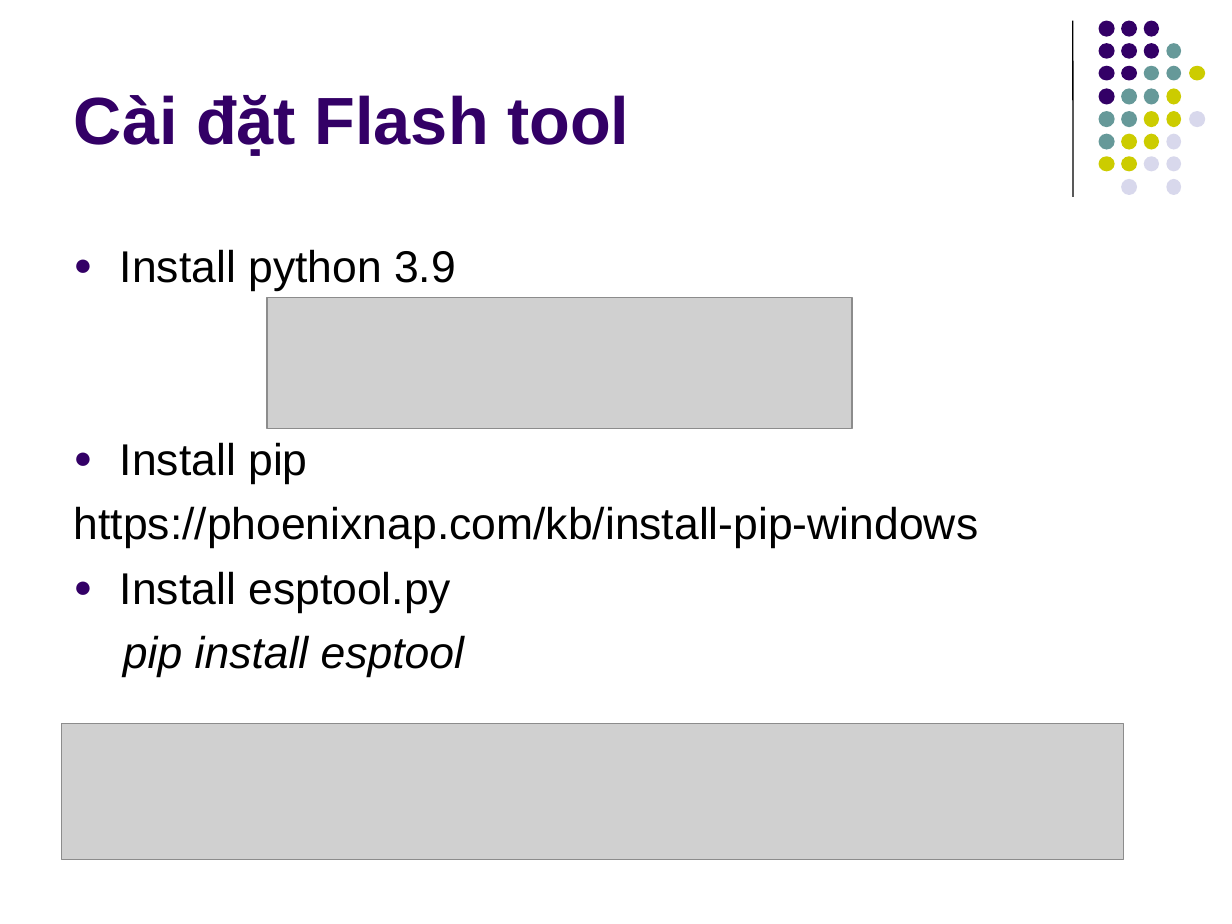
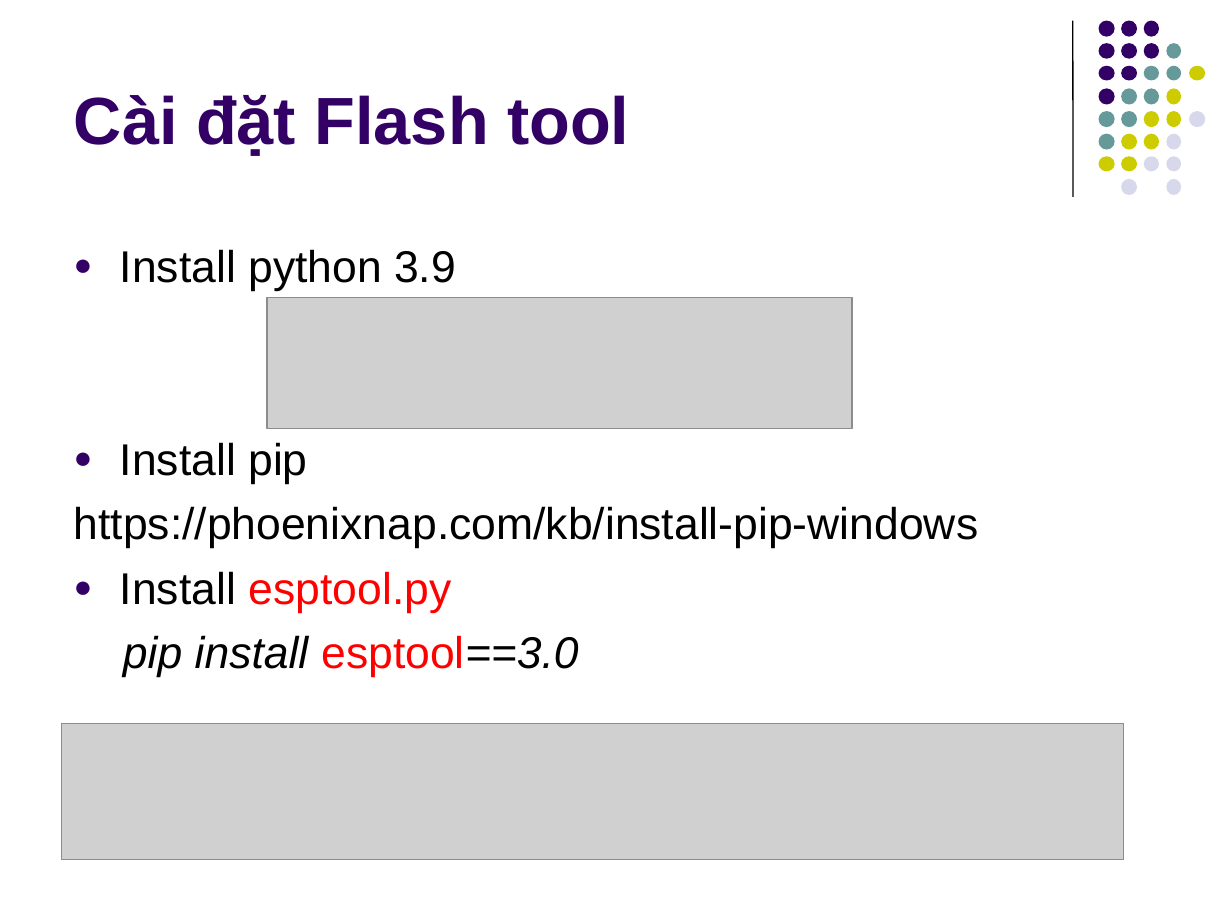
Before and after one commit to kmtekvn/hi-tech, a slide deck: slide 3 of 01.slides/Buoi 2 - ESP8266 Basic/02 - Giao tiếp ESP8266.ppt. Drawn at 1232x924 pixels with LibreOffice and Linux fonts; fonts in the diff are those of the drawing; grey boxes stand for pictures. Boxes give left, top, right and bottom in pixels: in the first picture for what was removed or moved away, otherwise in the second. Text is boxed around its words. In the diff, an @@ line names an element or a change of style, - is before the commit and + after.

```diff
--- a/01.slides/Buoi 2 - ESP8266 Basic/02 - Giao tiếp ESP8266.ppt
+++ b/01.slides/Buoi 2 - ESP8266 Basic/02 - Giao tiếp ESP8266.ppt
@@ text at (120,571,452,613): text colour #000000 to #FF0000 in "esptool.py" @@
@@ text at (123,635,578,678): text changed @@
-pip install esptool
+pip install esptool==3.0
```
Also in this commit, not shown: 2 other slides changed, 6 slides added, 4 other files.
